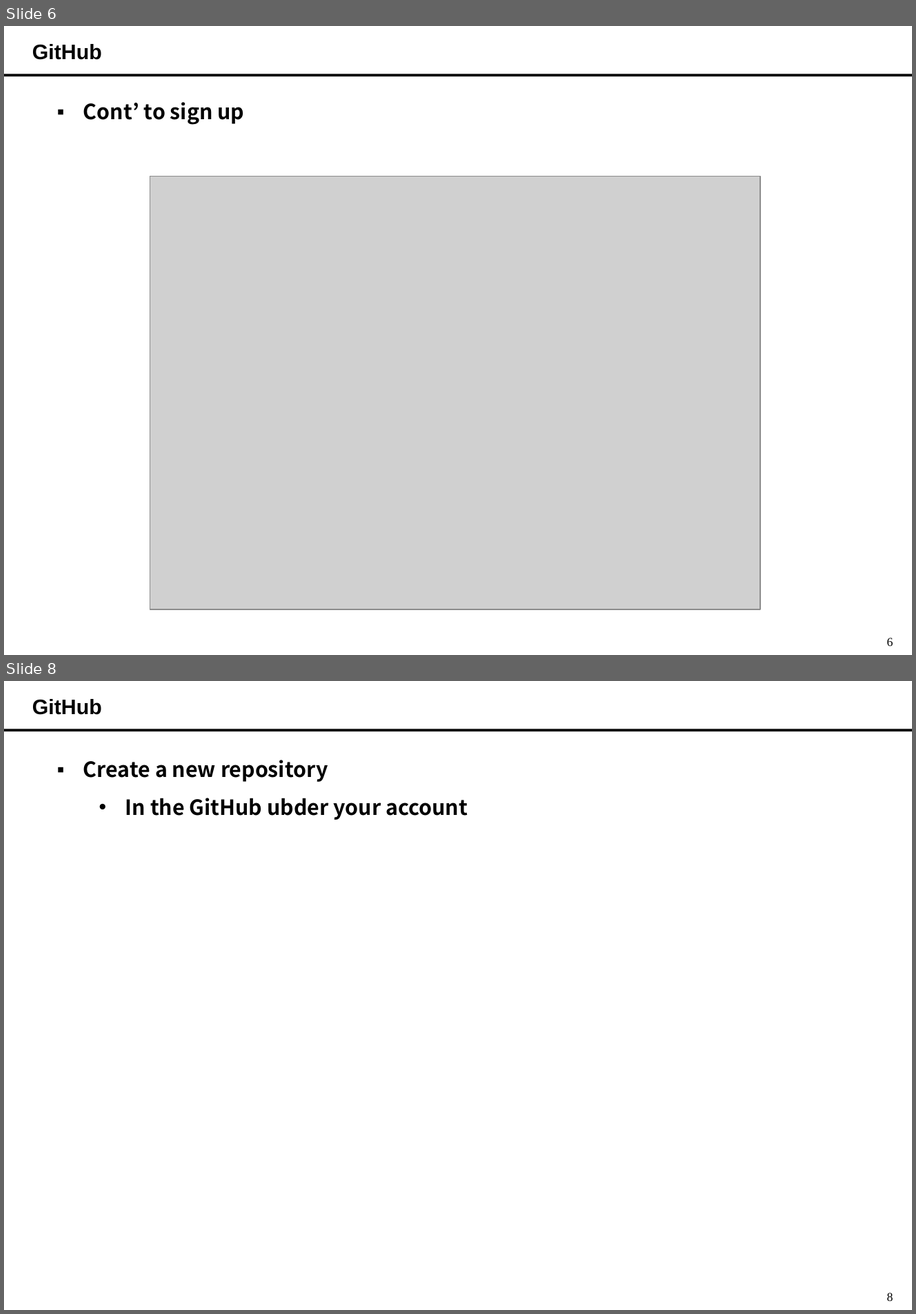
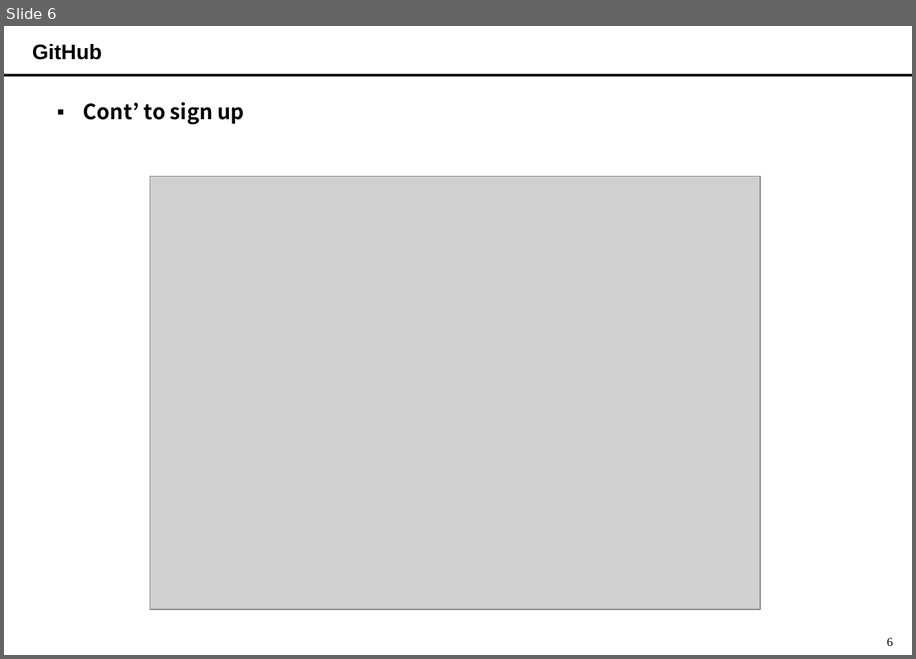
Before and after one commit to YoungJuRho/subject_SAD22, a slide deck: (02-2) GitHub.pptx. Shown one above the other, each under a label of ours: slides 6 and 8 before the commit, slide 6 after it; the slides between them are not shown. The pictures are 916x1314 and 916x659 pixels, drawn with LibreOffice and Linux fonts; fonts in the diff are those of the drawing; grey boxes stand for pictures. Boxes give left, top, right and bottom in pixels: in the first picture for what was removed or moved away, otherwise in the second. Text is boxed around its words. In the diff, an @@ line names an element or a change of style, - is before the commit and + after.

```diff
--- a/(02-2) GitHub.pptx
+++ b/(02-2) GitHub.pptx
@@ slide 8 removed at (4, 681, 912, 1310), background #FFFFFF; not listed: 2 template elements that a slide beside it also shows @@
@@ text removed at (32, 699, 102, 715) @@
-GitHub
@@ text removed at (83, 760, 468, 820) @@
-▪ Create a new repository
-  • In the GitHub ubder your account
```
Also in this commit, not shown: 5 slides changed, 1 slide added, 13 other slides removed.
